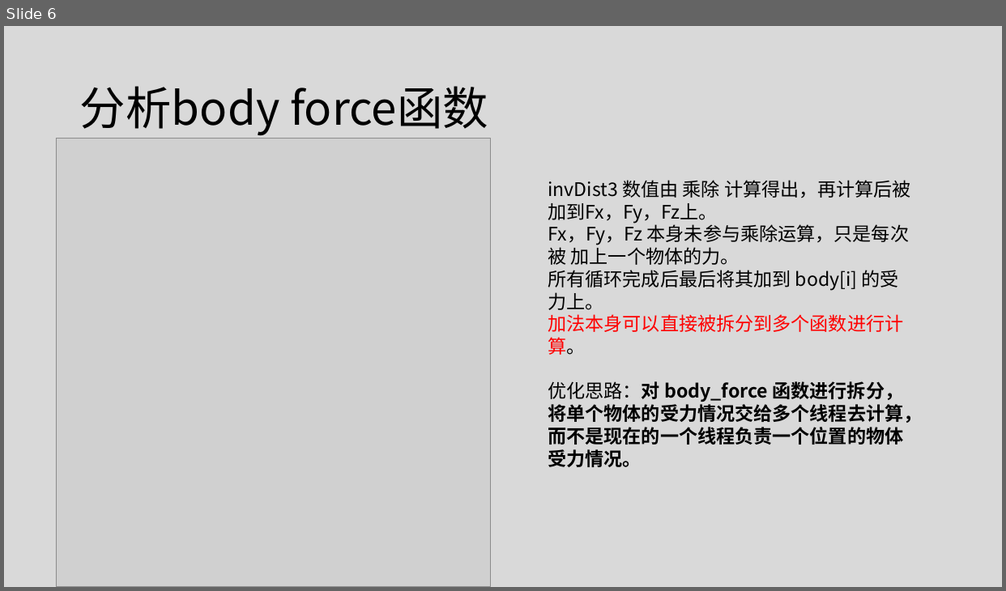
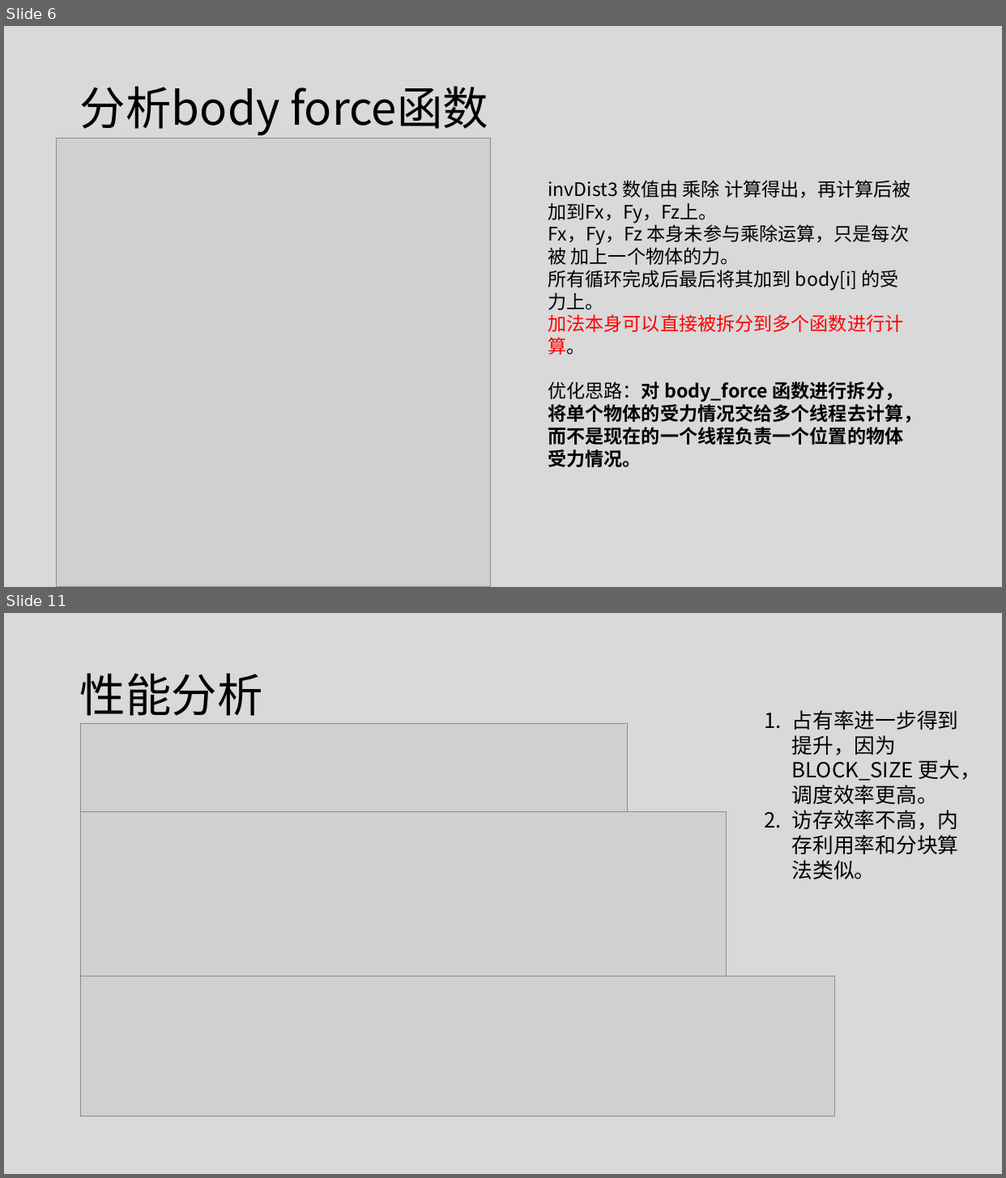
Before and after one commit to AlexZFX/cuda-nbody, a slide deck: ppt/Cuda-nbody 优化思路.pptx. Shown one above the other, each under a label of ours: slide 6 before the commit, slides 6 and 11 after it; the slides between them are not shown. The pictures are 1006x591 and 1006x1178 pixels, drawn with LibreOffice and Linux fonts; fonts in the diff are those of the drawing; grey boxes stand for pictures. Boxes give left, top, right and bottom in pixels: in the first picture for what was removed or moved away, otherwise in the second. Text is boxed around its words. In the diff, an @@ line names an element or a change of style, - is before the commit and + after.

```diff
--- a/ppt/Cuda-nbody 优化思路.pptx
+++ b/ppt/Cuda-nbody 优化思路.pptx
@@ slide 11 added at (4,613,1002,1174), background #D9D9D9 @@
@@ title added at (80,673,263,724), 44 pt, text #000000 @@
+性能分析
@@ picture added at (80,724,628,817) @@
@@ text added at (792,710,981,879), 20 pt, text #000000 @@
+1. 占有率进一步得到提升，因为BLOCK_SIZE 更大，调度效率更高。
+2. 访存效率不高，内存利用率和分块算法类似。
@@ picture added at (80,812,727,977) @@
@@ picture added at (80,976,835,1117) @@
```
Also in this commit, not shown: 6 slides changed, 3 other slides added.
